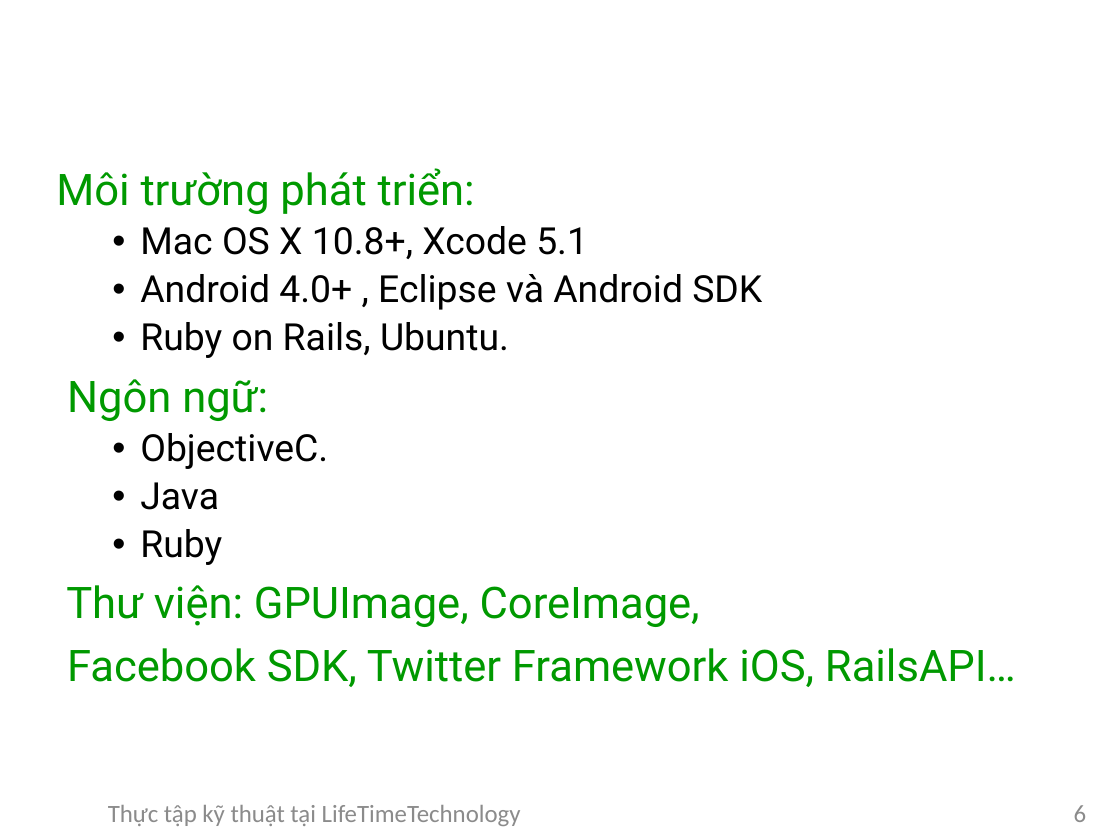
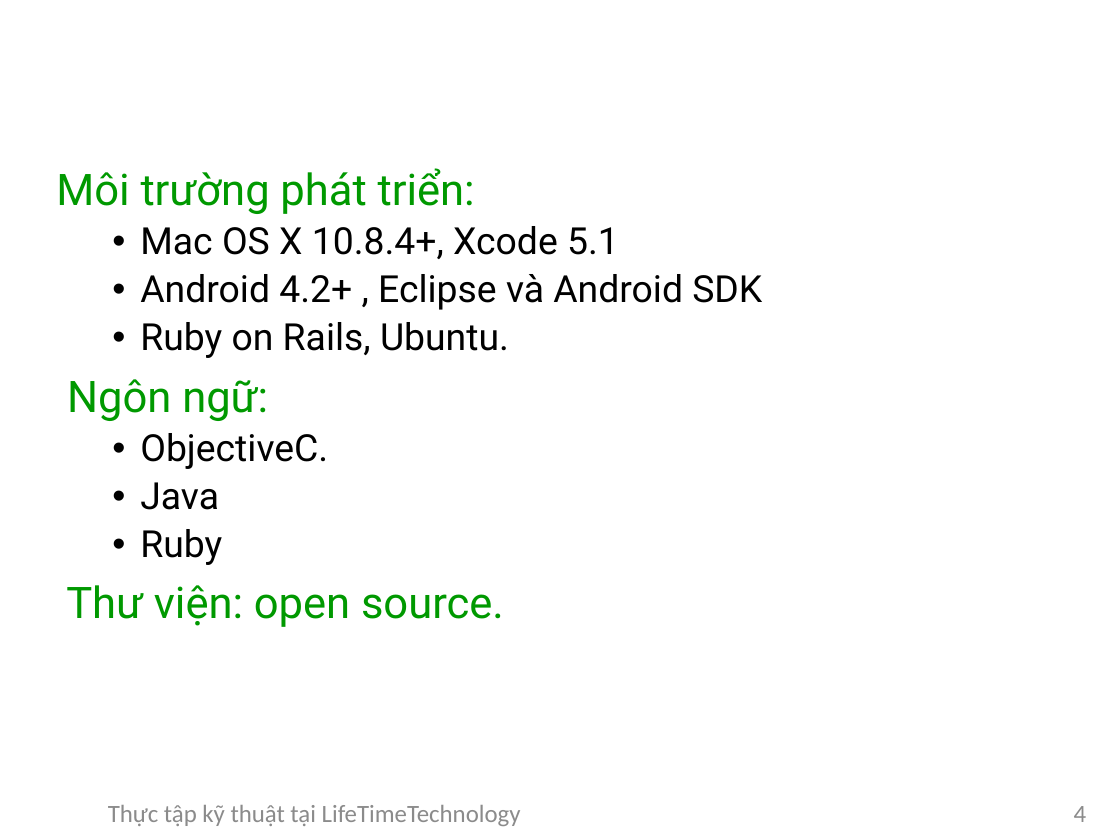
Before and after one commit to DaoVanDuong/baocaoThucTap, a slide deck: slide 4 of baocaoThucTap.pptx (slide 6 before the commit). Drawn at 1120x840 pixels with LibreOffice and Linux fonts; fonts in the diff are those of the drawing; background and template pictures are left out. Boxes give left, top, right and bottom in pixels: in the first picture for what was removed or moved away, otherwise in the second. Text is boxed around its words. In the diff, an @@ line names an element or a change of style, - is before the commit and + after.

```diff
--- a/baocaoThucTap.pptx
+++ b/baocaoThucTap.pptx
@@ text at <box>140,226,762,310</box>: text changed @@
-  • Mac OS X 10.8+, Xcode 5.1
-  • Android 4.0+ , Eclipse và Android SDK
+  • Mac OS X 10.8.4+, Xcode 5.1
+  • Android 4.2+ , Eclipse và Android SDK
@@ text at <box>66,585,504,627</box>: text changed @@
-Thư viện: GPUImage, CoreImage,
-Facebook SDK, Twitter Framework iOS, RailsAPI…
+Thư viện: open source.
@@ page number at <box>1074,806,1087,822</box>: text changed @@
-6
+4
```
Also in this commit, not shown: 5 other slides changed, 1 slide added, 4 slides removed.
